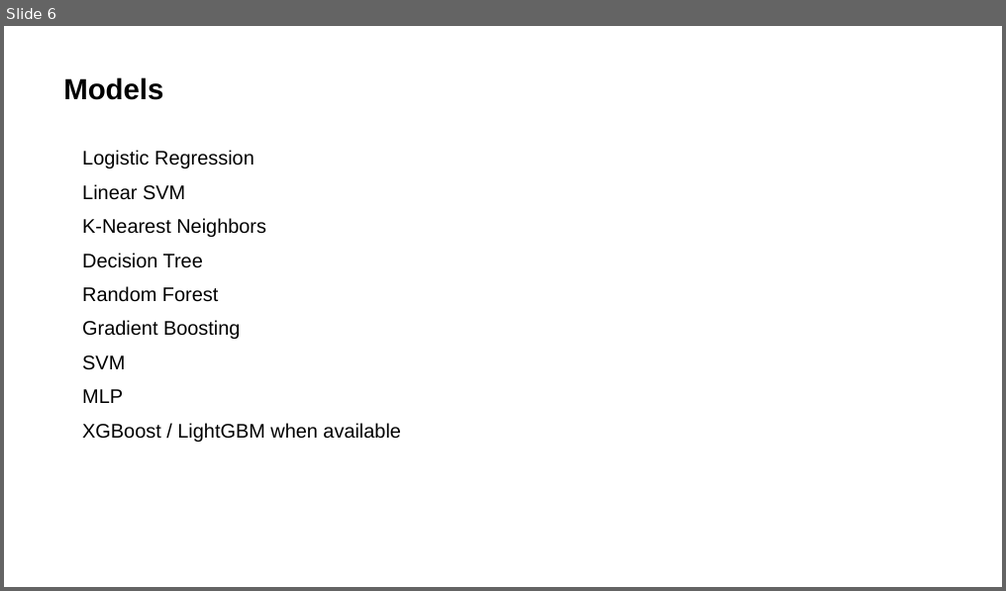
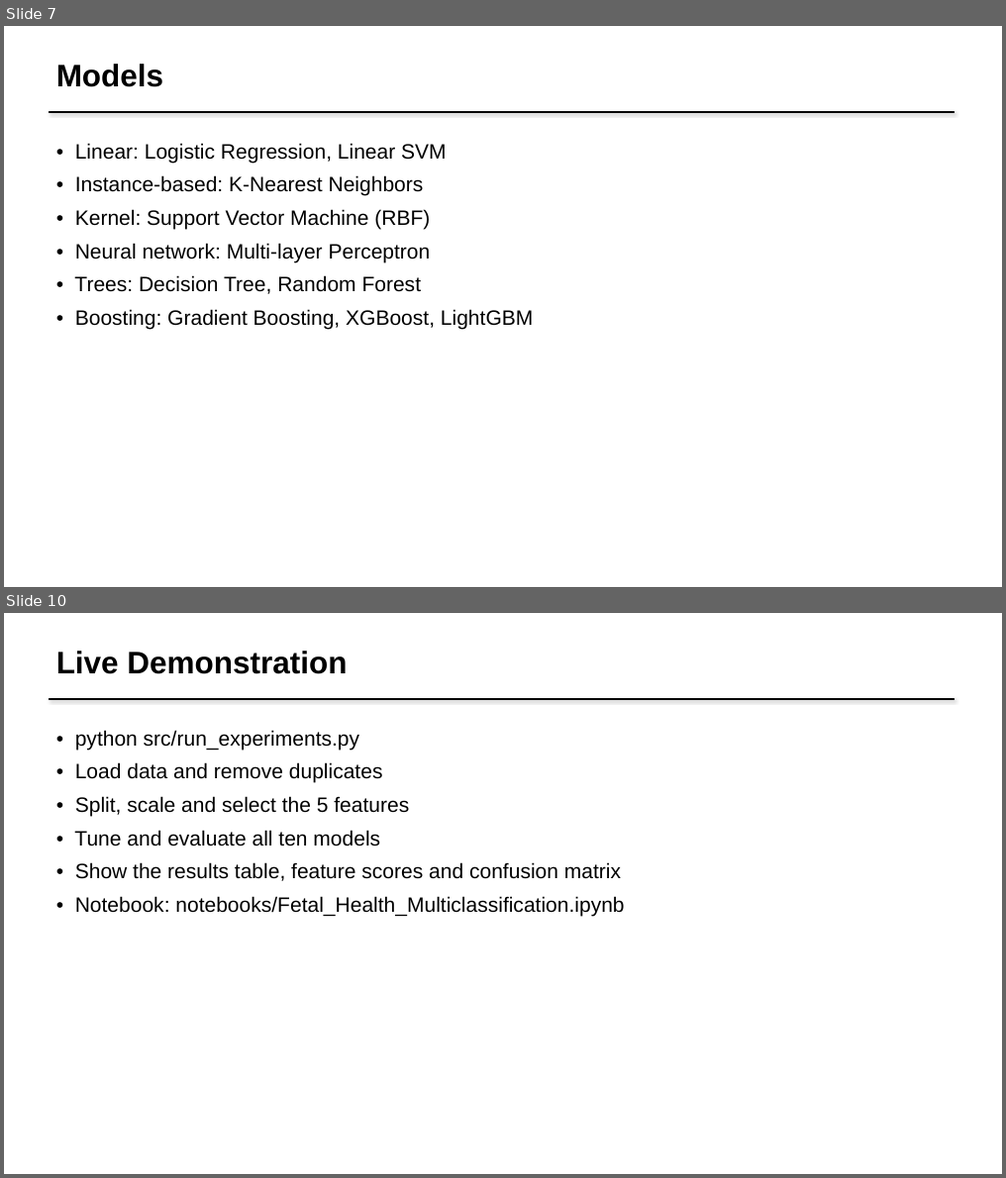
Before and after one commit to rujul-rj/Fetal-Health-Multiclassification, a slide deck: presentation/Fetal_Health_Multiclassification_Presentation.pptx. Shown one above the other, each under a label of ours: slide 6 before the commit, slides 7 and 10 after it; the slides between them are not shown. The pictures are 1006x591 and 1006x1178 pixels, drawn with LibreOffice and Linux fonts; fonts in the diff are those of the drawing. Boxes give left, top, right and bottom in pixels: in the first picture for what was removed or moved away, otherwise in the second. Text is boxed around its words. In the diff, an @@ line names an element or a change of style, - is before the commit and + after.

```diff
--- a/presentation/Fetal_Health_Multiclassification_Presentation.pptx
+++ b/presentation/Fetal_Health_Multiclassification_Presentation.pptx
@@ slide 10 added at (x1=4, y1=613, x2=1002, y2=1174), background #FFFFFF @@
@@ text added at (x1=56, y1=651, x2=347, y2=674), 30 pt, text #000000, bold @@
+Live Demonstration
@@ line added from (49, 699) to (954, 699), #000000 2 pt @@
@@ text added at (x1=74, y1=730, x2=624, y2=916), 20 pt, text #000000 @@
+• python src/run_experiments.py
+• Load data and remove duplicates
+• Split, scale and select the 5 features
+• Tune and evaluate all ten models
+• Show the results table, feature scores and confusion matrix
+• Notebook: notebooks/Fetal_Health_Multiclassification.ipynb
@@ what was slide 6 is now slide 7 @@
@@ slide 7 changed as well @@
@@ text "Models" moved from (x1=63, y1=77, x2=163, y2=100) to (x1=56, y1=64, x2=163, y2=87) @@
@@ text "Models" at (x1=56, y1=64, x2=163, y2=87): size 28 to 30 pt; more space between paragraphs @@
@@ line added from (49, 112) to (954, 112), #000000 2 pt @@
@@ text at (x1=74, y1=143, x2=533, y2=329): text changed; size 19 to 20 pt @@
-Logistic Regression
-Linear SVM
-K-Nearest Neighbors
-Decision Tree
-Random Forest
-Gradient Boosting
-SVM
-MLP
-XGBoost / LightGBM when available
+• Linear: Logistic Regression, Linear SVM
+• Instance-based: K-Nearest Neighbors
+• Kernel: Support Vector Machine (RBF)
+• Neural network: Multi-layer Perceptron
+• Trees: Decision Tree, Random Forest
+• Boosting: Gradient Boosting, XGBoost, LightGBM
```
Also in this commit, not shown: 1 other slide changed, 8 other slides added, 8 slides removed, 35 other files.
